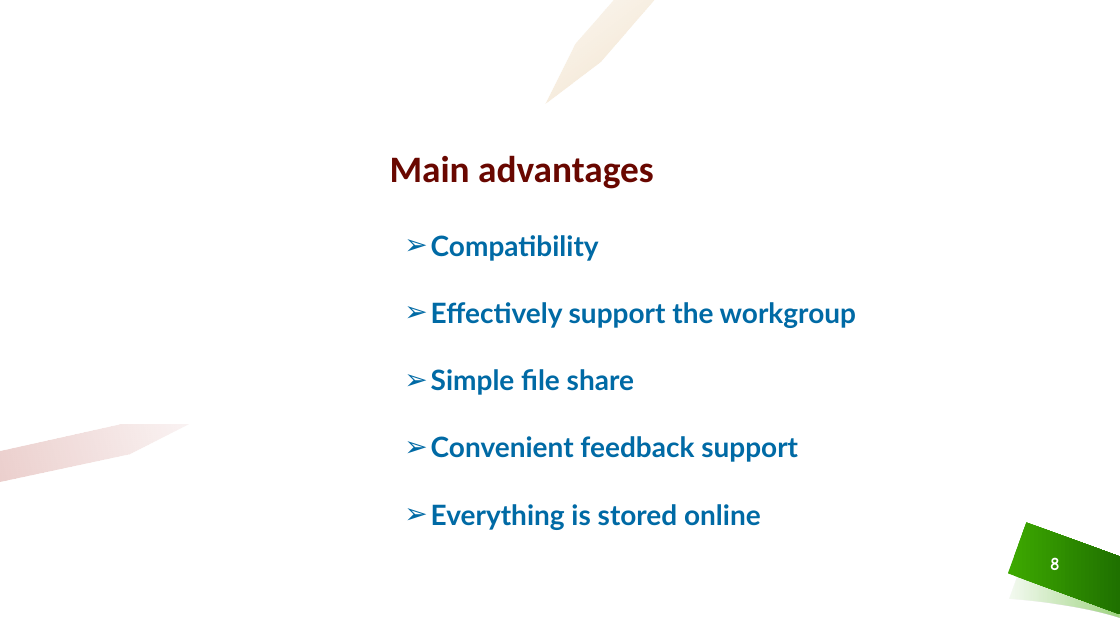
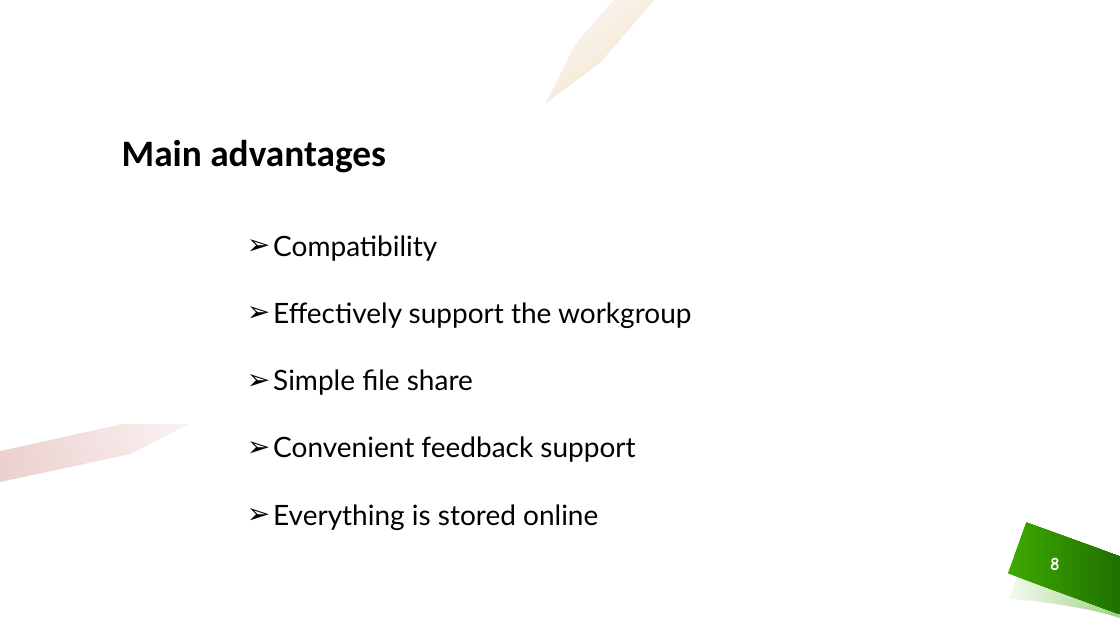
Before and after one commit to nghipq/Group5, a slide deck: slide 8 of HCI/Assignement1/Vocabulary.pptx. Drawn at 1120x630 pixels with LibreOffice and Linux fonts; fonts in the diff are those of the drawing; background and template pictures are left out. Boxes give left, top, right and bottom in pixels: in the first picture for what was removed or moved away, otherwise in the second. Text is boxed around its words. In the diff, an @@ line names an element or a change of style, - is before the commit and + after.

```diff
--- a/HCI/Assignement1/Vocabulary.pptx
+++ b/HCI/Assignement1/Vocabulary.pptx
@@ text "Main advantages": place and size @@
-text "Main advantages" at [390,155,654,189]
+text "Main advantages" at [122,139,386,173]
@@ text "Main advantages" at [122,139,386,173]: text colour #6A0800 to #000000 @@
@@ text "Compatibility": place and size @@
-text "Compatibility" at [431,235,856,530]
+text "Compatibility" at [273,235,691,530]
@@ text "Compatibility" at [273,235,691,530]: text colour #006AA5 to #000000, bold off @@
```
Also in this commit, not shown: 5 other slides changed, 1 slide added, 1 slide removed, 1 other file.
